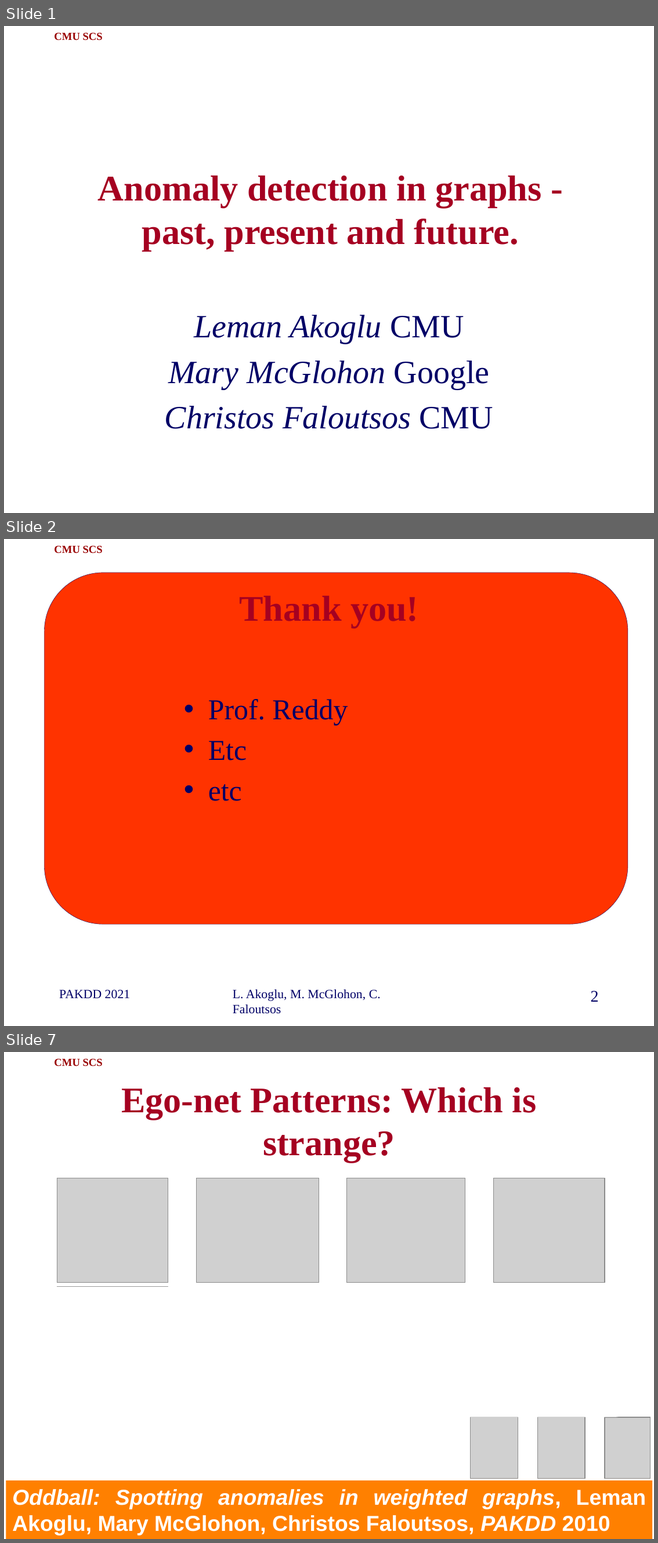
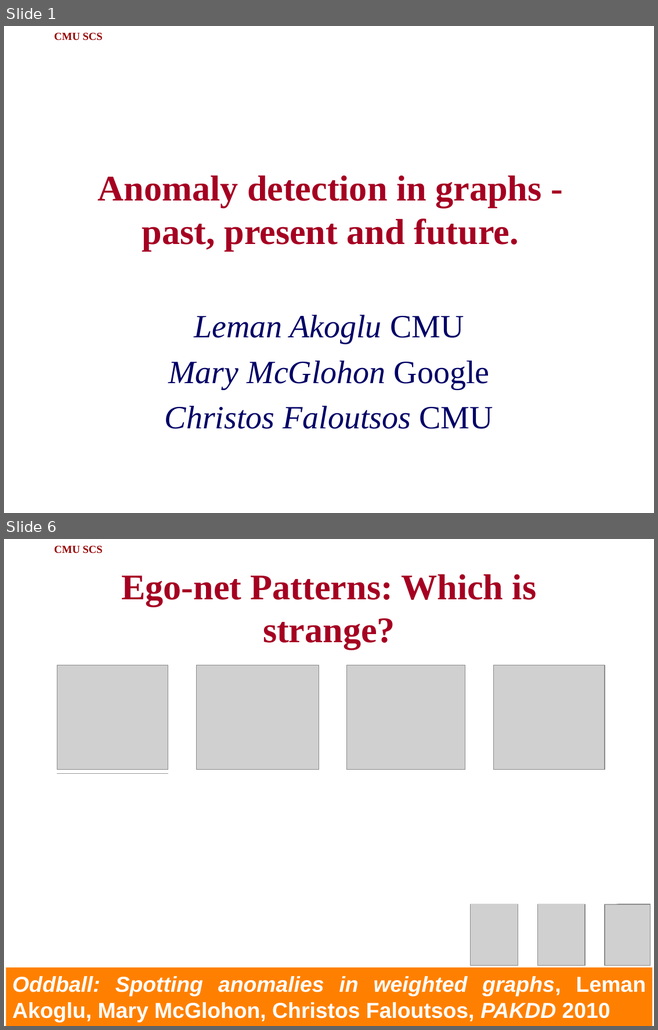
Before and after one commit to cfaloutsos/2021-pakdd-ToT, a slide deck: P2_present_OddBall_ToT.pptx. Shown one above the other, each under a label of ours: slides 1, 2 and 7 before the commit, slides 1 and 6 after it; the slides between them are not shown. The pictures are 658x1543 and 658x1030 pixels, drawn with LibreOffice and Linux fonts; fonts in the diff are those of the drawing; grey boxes stand for pictures; background and template pictures are left out. Boxes give left, top, right and bottom in pixels: in the first picture for what was removed or moved away, otherwise in the second. Text is boxed around its words. In the diff, an @@ line names an element or a change of style, - is before the commit and + after.

```diff
--- a/P2_present_OddBall_ToT.pptx
+++ b/P2_present_OddBall_ToT.pptx
@@ slide 2 removed at (4, 539, 654, 1026), background #FFFFFF; not listed: 1 template element that a slide beside it also shows @@
@@ rounded rectangle removed at (44, 573, 628, 924) @@
@@ title removed at (239, 596, 419, 628) @@
-Thank you!
@@ text removed at (208, 699, 347, 801) @@
-• Prof. Reddy
-• Etc
-• etc
@@ text removed at (59, 990, 130, 999) @@
-PAKDD 2021
@@ text removed at (233, 990, 380, 1014) @@
-L. Akoglu, M. McGlohon, C. Faloutsos
@@ page number removed at (590, 991, 598, 1002) @@
-2
@@ what was slide 7 is now slide 6 @@
```
Also in this commit, not shown: 8 slides changed, 1 other file.
